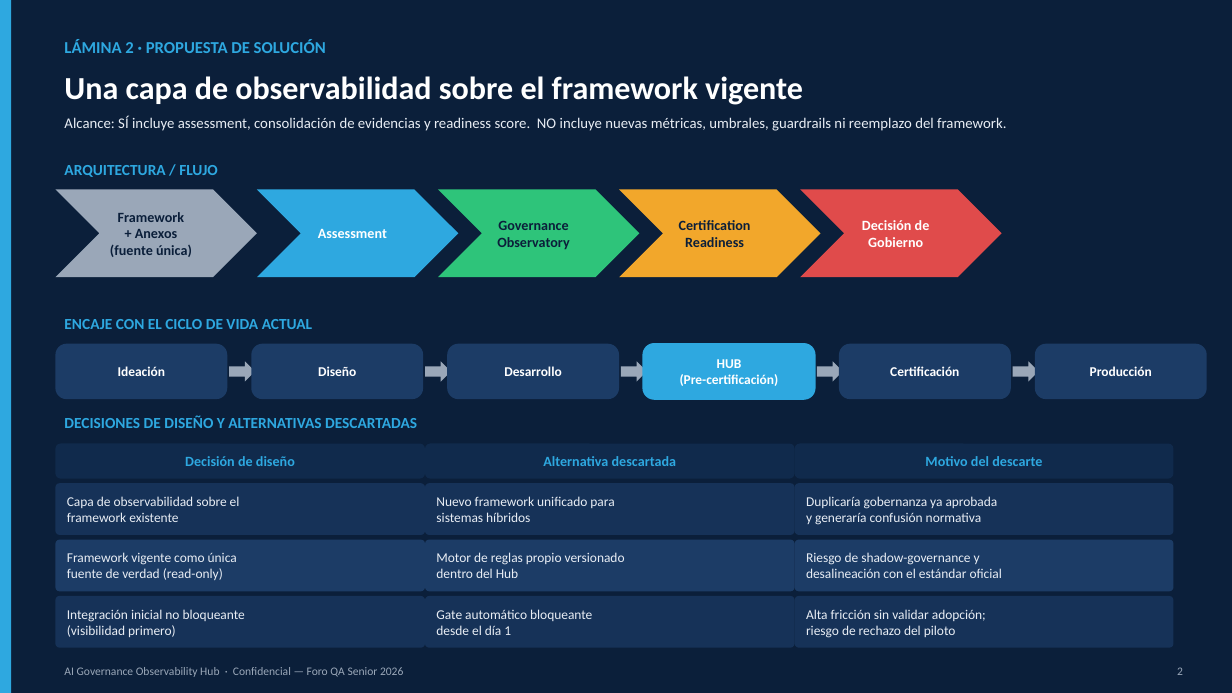
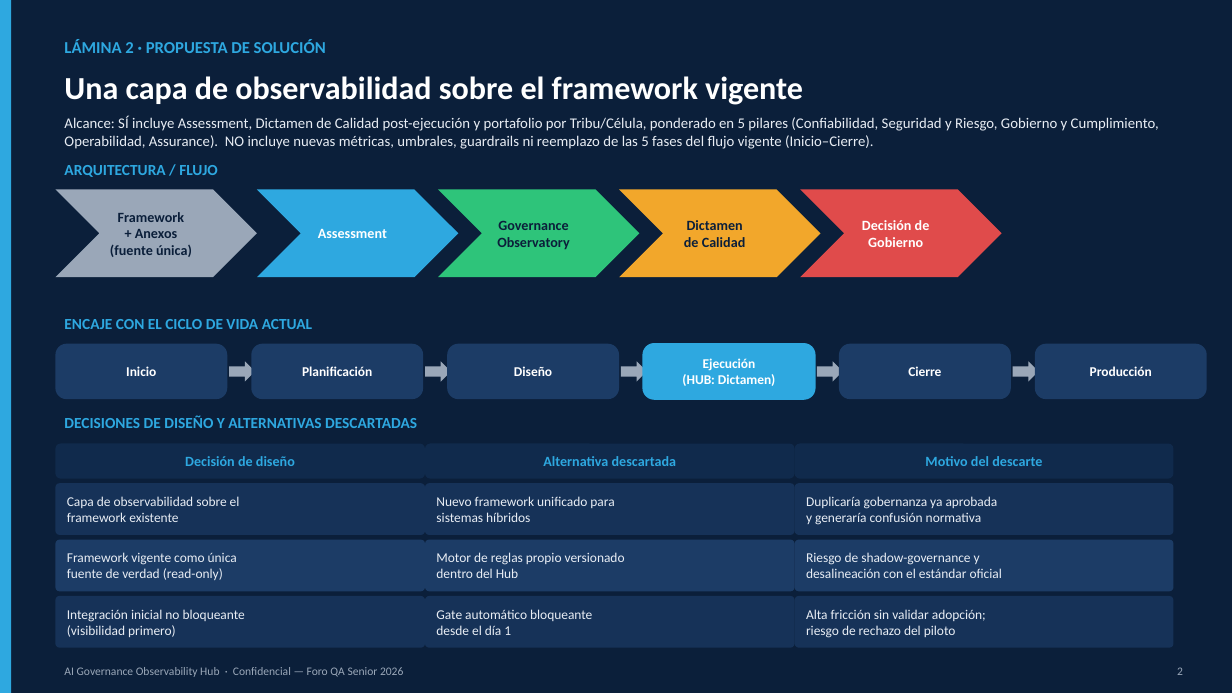
Before and after one commit to patoxav/ai-governance-observability-hub, a slide deck: slide 3 of deliverables/AI_Governance_Observability_Hub.pptx. Drawn at 1232x693 pixels with LibreOffice and Linux fonts; fonts in the diff are those of the drawing. Boxes give left, top, right and bottom in pixels: in the first picture for what was removed or moved away, otherwise in the second. Text is boxed around its words. In the diff, an @@ line names an element or a change of style, - is before the commit and + after.

```diff
--- a/deliverables/AI_Governance_Observability_Hub.pptx
+++ b/deliverables/AI_Governance_Observability_Hub.pptx
@@ text at (64,115,1159,149): text changed @@
-Alcance: SÍ incluye assessment, consolidación de evidencias y readiness score. NO incluye nuevas métricas, umbrales, guardrails ni reemplazo del framework.
+Alcance: SÍ incluye Assessment, Dictamen de Calidad post-ejecución y portafolio por Tribu/Célula, ponderado en 5 pilares (Confiabilidad, Seguridad y Riesgo, Gobierno y Cumplimiento, Operabilidad, Assurance). NO incluye nuevas métricas, umbrales, guardrails ni reemplazo de las 5 fases del flujo vigente (Inicio–Cierre).
@@ text in chevron at (684,220,746,247): text changed @@
-Certification
-Readiness
+Dictamen
+de Calidad
@@ text in rounded rectangle at (682,358,775,386): text changed @@
-HUB
-(Pre-certificación)
+Ejecución
+(HUB: Dictamen)
@@ text in rounded rectangle at (126,366,156,376): text changed @@
-Ideación
+Inicio
@@ text in rounded rectangle at (302,366,372,376): text changed @@
-Diseño
+Planificación
@@ text in rounded rectangle at (514,366,552,376): text changed @@
-Desarrollo
+Diseño
@@ text in rounded rectangle at (908,366,941,376): text changed @@
-Certificación
+Cierre
```
Also in this commit, not shown: 3 other slides changed, 8 other files.
